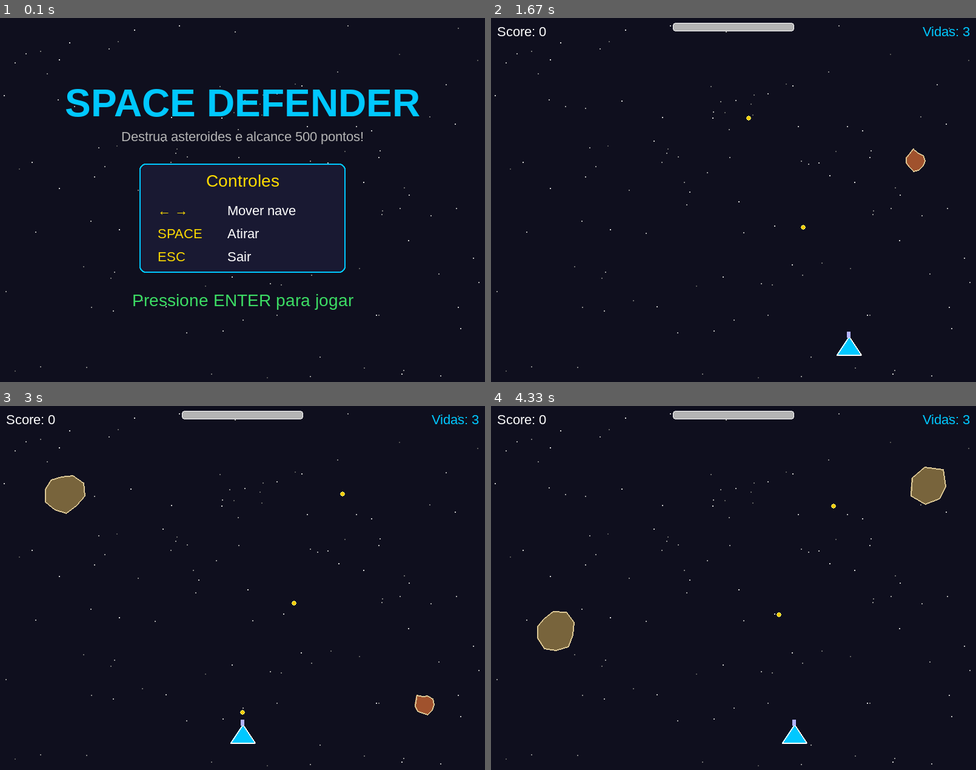
Above: before the commit, frames 1-4 (two rows, left to right).
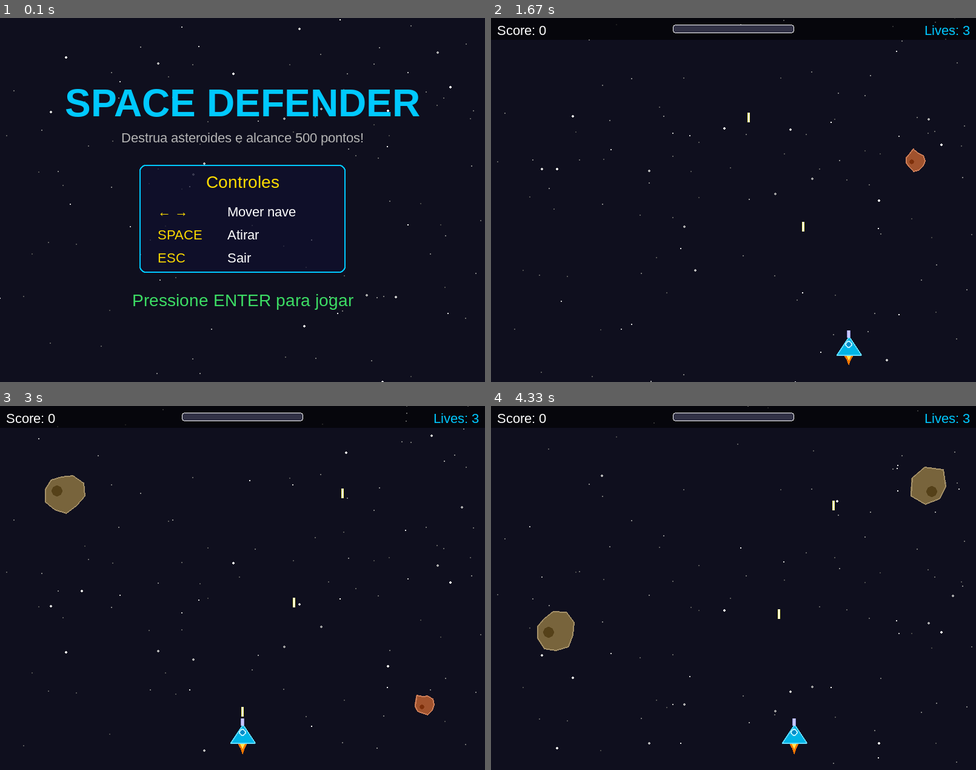
Above: after the commit, the same moments.

Repository: thiago-dsd/space-defender-pygame
Game: pygame game, started from main.py
Same seed, same stepped clock (60 frames per second), same inputs: the game is played once before the commit and once after it.
Inputs:
- Up to frame 1 (0.1 s): no input
- Up to frame 2 (1.67 s): tap Enter at 0.33 s; tap Space at 0.67, 1.07, 1.37, 1.57 s; hold Right 1-1.47 s; hold Right from 1.5 s (still down)
- Up to frame 3 (3 s): tap Space at 1.87, 2.07, 2.37, 2.63, 2.93 s; release Right at 1.97 s; hold Left 2-2.53 s; hold Left 2.57-2.97 s
- Up to frame 4 (4.33 s): hold Right 3-3.63 s; tap Space at 3.07, 3.37, 3.73, 4.03, 4.23 s; hold Left 3.67-4.13 s; hold Right from 4.17 s (still down)

The runs differ from the first frame. In frame 1, 1.8% of the frame differs, in the area x 0-100%, y 0-100%; in frame 2, 1.4%; in frame 3, 1.6%; in frame 4, 1.7%.

Commit message:
Enhance player and asteroid visuals with engine flame and crater effects; add starfield background and explosion particles

Diff:
--- a/entities.py
+++ b/entities.py
@@ -64,16 +64,42 @@
         if not self.visible:
             return
         x, y = self.x, self.y
+        hw = self.WIDTH // 2
+        hh = self.HEIGHT // 2
+
+        # engine flame (flickers each frame)
+        fh = random.randint(8, 18)
+        flame_outer = [
+            (x - 8, y + hh),
+            (x + 8, y + hh),
+            (x + 3, y + hh + fh // 2),
+            (x, y + hh + fh),
+            (x - 3, y + hh + fh // 2),
+        ]
+        flame_inner = [
+            (x - 4, y + hh),
+            (x + 4, y + hh),
+            (x, y + hh + fh // 2),
+        ]
+        pygame.draw.polygon(surface, (255, 120, 0), flame_outer)
+        pygame.draw.polygon(surface, (255, 230, 80), flame_inner)
+
         # ship: triangle body
         points = [
-            (x, y - self.HEIGHT // 2),
-            (x - self.WIDTH // 2, y + self.HEIGHT // 2),
-            (x + self.WIDTH // 2, y + self.HEIGHT // 2),
+            (x, y - hh),
+            (x - hw, y + hh),
+            (x + hw, y + hh),
         ]
-        pygame.draw.polygon(surface, (0, 200, 255), points)
-        pygame.draw.polygon(surface, (255, 255, 255), points, 2)
+        pygame.draw.polygon(surface, (0, 180, 230), points)
+        pygame.draw.polygon(surface, (100, 220, 255), points, 2)
+
+        # cockpit
+        pygame.draw.circle(surface, (180, 240, 255), (x, y - 2), 6)
+        pygame.draw.circle(surface, (0, 140, 200), (x, y - 2), 4)
+
         # cannon barrel
-        pygame.draw.rect(surface, (180, 180, 255), (x - 3, y - self.HEIGHT // 2 - 8, 6, 10))
+        pygame.draw.rect(surface, (140, 140, 210), (x - 3, y - hh - 10, 6, 12))
+        pygame.draw.rect(surface, (200, 200, 255), (x - 2, y - hh - 10, 4, 12))
 
 
 class Asteroid:
@@ -87,7 +113,9 @@
         self.color = random.choice([
             (160, 82, 45), (139, 90, 43), (120, 100, 60), (150, 130, 80)
         ])
+        self.highlight = tuple(min(255, c + 45) for c in self.color)
         self._build_shape()
+        self._build_crater()
 
     def _build_shape(self):
         r = self.radius
@@ -97,6 +125,14 @@
             angle = 2 * math.pi * i / count
             dist = r * random.uniform(0.7, 1.0)
             self.offsets.append((math.cos(angle) * dist, math.sin(angle) * dist))
+
+    def _build_crater(self):
+        # crater offset that rotates with the body
+        dist = self.radius * 0.28
+        angle = random.uniform(0, 2 * math.pi)
+        self.crater_off = (math.cos(angle) * dist, math.sin(angle) * dist)
+        self.crater_r = max(3, self.radius // 4)
+        self.crater_color = tuple(max(0, c - 35) for c in self.color)
 
     def update(self, dt):
         self.y += self.speed
@@ -118,7 +154,15 @@
     def draw(self, surface):
         pts = self.get_points()
         pygame.draw.polygon(surface, self.color, pts)
-        pygame.draw.polygon(surface, (220, 200, 150), pts, 2)
+        pygame.draw.polygon(surface, self.highlight, pts, 2)
+
+        # rotating crater
+        rad = math.radians(self.rotation)
+        cos_r, sin_r = math.cos(rad), math.sin(rad)
+        ox, oy = self.crater_off
+        cx = ox * cos_r - oy * sin_r + self.x
+        cy = ox * sin_r + oy * cos_r + self.y
+        pygame.draw.circle(surface, self.crater_color, (int(cx), int(cy)), self.crater_r)
 
     def collides_with_bullet(self, bullet):
         dx = bullet.x - self.x
@@ -157,5 +201,6 @@
         return self.y < -self.RADIUS
 
     def draw(self, surface):
-        pygame.draw.circle(surface, (255, 255, 100), (int(self.x), int(self.y)), self.RADIUS)
-        pygame.draw.circle(surface, (255, 200, 0), (int(self.x), int(self.y)), self.RADIUS - 1)
+        # elongated laser bolt
+        pygame.draw.rect(surface, (255, 255, 100), (int(self.x) - 2, int(self.y) - 9, 4, 16))
+        pygame.draw.rect(surface, (255, 255, 255), (int(self.x) - 1, int(self.y) - 9, 2, 16))
--- a/main.py
+++ b/main.py
@@ -1,6 +1,7 @@
 import pygame
 import sys
 import random
+import math
 from entities import Player, Asteroid, Bullet
 
 # --- Constants ---
@@ -15,27 +16,90 @@
 VICTORY = "victory"
 
 # Colors
-BLACK   = (0, 0, 0)
-WHITE   = (255, 255, 255)
-YELLOW  = (255, 220, 0)
-CYAN    = (0, 200, 255)
-RED     = (220, 60, 60)
-GREEN   = (60, 220, 100)
-GRAY    = (180, 180, 180)
-DARK    = (15, 15, 30)
+BLACK  = (0, 0, 0)
+WHITE  = (255, 255, 255)
+YELLOW = (255, 220, 0)
+CYAN   = (0, 200, 255)
+RED    = (220, 60, 60)
+GREEN  = (60, 220, 100)
+GRAY   = (180, 180, 180)
+DARK   = (15, 15, 30)
+
+
+# --- Stars (two-layer parallax) ---
+
+def make_stars():
+    stars = []
+    for _ in range(80):   # far layer: slow, dim
+        stars.append({
+            'x': random.uniform(0, SCREEN_W),
+            'y': random.uniform(0, SCREEN_H),
+            'speed': random.uniform(0.2, 0.6),
+            'brightness': random.randint(70, 140),
+            'size': 1,
+        })
+    for _ in range(35):   # near layer: faster, brighter
+        stars.append({
+            'x': random.uniform(0, SCREEN_W),
+            'y': random.uniform(0, SCREEN_H),
+            'speed': random.uniform(0.9, 2.0),
+            'brightness': random.randint(160, 255),
+            'size': random.choice([1, 1, 2]),
+        })
+    return stars
+
+
+def update_stars(stars, dt):
+    for s in stars:
+        s['y'] += s['speed']
+        if s['y'] > SCREEN_H + 2:
+            s['y'] = -2.0
+            s['x'] = random.uniform(0, SCREEN_W)
 
 
 def draw_stars(surface, stars):
-    for x, y, brightness in stars:
-        pygame.draw.circle(surface, (brightness, brightness, brightness), (x, y), 1)
-
-
-def make_stars(n=120):
-    return [
-        (random.randint(0, SCREEN_W), random.randint(0, SCREEN_H), random.randint(80, 220))
-        for _ in range(n)
-    ]
-
+    for s in stars:
+        b = s['brightness']
+        pygame.draw.circle(surface, (b, b, b), (int(s['x']), int(s['y'])), s['size'])
+
+
+# --- Explosion particles ---
+
+def spawn_explosion(particles, x, y, color):
+    for _ in range(14):
+        angle = random.uniform(0, 2 * math.pi)
+        speed = random.uniform(40, 160)
+        max_lt = random.uniform(0.28, 0.55)
+        particles.append({
+            'x': float(x), 'y': float(y),
+            'vx': math.cos(angle) * speed,
+            'vy': math.sin(angle) * speed,
+            'lifetime': max_lt,
+            'max_lifetime': max_lt,
+            'color': color,
+            'radius': random.randint(2, 5),
+        })
+
+
+def update_particles(particles, dt):
+    for p in particles:
+        p['x'] += p['vx'] * dt
+        p['y'] += p['vy'] * dt
+        p['vx'] *= 0.91
+        p['vy'] *= 0.91
+        p['lifetime'] -= dt
+    particles[:] = [p for p in particles if p['lifetime'] > 0]
+
+
+def draw_particles(surface, particles):
+    for p in particles:
+        t = p['lifetime'] / p['max_lifetime']
+        r = max(1, int(p['radius'] * t))
+        c = tuple(int(ch * t) for ch in p['color'])
+        pygame.draw.circle(surface, c, (int(p['x']), int(p['y'])), r)
+
+
+# --- UI helpers ---
 
 def draw_text_centered(surface, text, font, color, cy):
     surf = font.render(text, True, color)
@@ -44,22 +108,28 @@
 
 
 def draw_hud(surface, font_sm, score, lives):
-    score_surf = font_sm.render(f"Score: {score}", True, WHITE)
-    surface.blit(score_surf, (10, 10))
-
-    lives_surf = font_sm.render(f"Vidas: {lives}", True, CYAN)
-    surface.blit(lives_surf, (SCREEN_W - lives_surf.get_width() - 10, 10))
+    # semi-transparent panel at top
+    panel = pygame.Surface((SCREEN_W, 36), pygame.SRCALPHA)
+    panel.fill((0, 0, 0, 150))
+    surface.blit(panel, (0, 0))
+
+    surface.blit(font_sm.render(f"Score: {score}", True, WHITE), (10, 8))
+
+    lives_surf = font_sm.render(f"Lives: {lives}", True, CYAN)
+    surface.blit(lives_surf, (SCREEN_W - lives_surf.get_width() - 10, 8))
 
     # progress bar towards victory score
     bar_w = 200
     bar_x = SCREEN_W // 2 - bar_w // 2
-    bar_y = 8
+    bar_y = 11
     progress = min(score / VICTORY_SCORE, 1.0)
-    pygame.draw.rect(surface, GRAY, (bar_x, bar_y, bar_w, 14), border_radius=4)
+    pygame.draw.rect(surface, (50, 50, 70), (bar_x, bar_y, bar_w, 14), border_radius=4)
     if progress > 0:
         pygame.draw.rect(surface, GREEN, (bar_x, bar_y, int(bar_w * progress), 14), border_radius=4)
     pygame.draw.rect(surface, WHITE, (bar_x, bar_y, bar_w, 14), 1, border_radius=4)
 
+
+# --- Difficulty ---
 
 def get_difficulty(elapsed):
     if elapsed < 20:
@@ -69,9 +139,14 @@
     return 4.0, 0.9
 
 
+# --- Game states ---
+
 def run_menu(screen, clock, font_big, font_med, font_sm, stars):
+    t = 0.0
     while True:
         dt = clock.tick(FPS) / 1000.0
+        t += dt
+
         for event in pygame.event.get():
             if event.type == pygame.QUIT:
                 pygame.quit(); sys.exit()
@@ -81,31 +156,37 @@
                 if event.key == pygame.K_ESCAPE:
                     pygame.quit(); sys.exit()
 
+        update_stars(stars, dt)
         screen.fill(DARK)
         draw_stars(screen, stars)
 
-        draw_text_centered(screen, "SPACE DEFENDER", font_big, CYAN, 140)
-        draw_text_centered(screen, "Destrua asteroides e alcance 500 pontos!", font_sm, GRAY, 195)
-
-        # controls box
-        box_x, box_y, box_w, box_h = 230, 240, 340, 180
-        pygame.draw.rect(screen, (25, 25, 50), (box_x, box_y, box_w, box_h), border_radius=10)
+        # pulsing title
+        pulse = int(190 + 65 * math.sin(t * 2.2))
+        draw_text_centered(screen, "SPACE DEFENDER", font_big, (0, pulse, 255), 140)
+        draw_text_centered(screen, "Destrua asteroides e alcance 500 pontos!", font_sm, GRAY, 197)
+
+        # controls box with alpha background
+        box_x, box_y, box_w, box_h = 230, 242, 340, 178
+        box_surf = pygame.Surface((box_w, box_h), pygame.SRCALPHA)
+        box_surf.fill((15, 15, 45, 190))
+        screen.blit(box_surf, (box_x, box_y))
         pygame.draw.rect(screen, CYAN, (box_x, box_y, box_w, box_h), 2, border_radius=10)
 
         draw_text_centered(screen, "Controles", font_med, YELLOW, box_y + 28)
         controls = [
-            ("← →", "Mover nave"),
-            ("SPACE", "Atirar"),
-            ("ESC", "Sair"),
+            ("← →",   "Mover nave"),
+            ("SPACE",  "Atirar"),
+            ("ESC",    "Sair"),
         ]
         for i, (key, action) in enumerate(controls):
-            y = box_y + 65 + i * 38
-            key_surf = font_sm.render(key, True, YELLOW)
-            act_surf = font_sm.render(action, True, WHITE)
-            screen.blit(key_surf, (box_x + 30, y))
-            screen.blit(act_surf, (box_x + 145, y))
-
-        draw_text_centered(screen, "Pressione ENTER para jogar", font_med, GREEN, 465)
+            ky = box_y + 65 + i * 38
+            screen.blit(font_sm.render(key,    True, YELLOW), (box_x + 30,  ky))
+            screen.blit(font_sm.render(action, True, WHITE),  (box_x + 145, ky))
+
+        # blinking prompt
+        if int(t * 2) % 2 == 0:
+            draw_text_centered(screen, "Pressione ENTER para jogar", font_med, GREEN, 465)
+
         pygame.display.flip()
 
 
@@ -113,9 +194,11 @@
     player = Player(SCREEN_W, SCREEN_H)
     asteroids = []
     bullets = []
+    particles = []
     score = 0
     elapsed = 0.0
     spawn_timer = 0.0
+    flash_timer = 0.0
 
     while True:
         dt = clock.tick(FPS) / 1000.0
@@ -145,6 +228,8 @@
             b.update(dt)
         for a in asteroids:
             a.update(dt)
+
+        update_particles(particles, dt)
 
         # bullet × asteroid collision
         hit_bullets = set()
@@ -155,15 +240,17 @@
                     hit_bullets.add(bi)
                     hit_asteroids.add(ai)
                     score += a.score_value()
-
-        bullets    = [b for i, b in enumerate(bullets)    if i not in hit_bullets]
-        asteroids  = [a for i, a in enumerate(asteroids)  if i not in hit_asteroids]
+                    spawn_explosion(particles, a.x, a.y, a.color)
+
+        bullets   = [b for i, b in enumerate(bullets)   if i not in hit_bullets]
+        asteroids = [a for i, a in enumerate(asteroids) if i not in hit_asteroids]
 
         # asteroid × player collision
         for a in asteroids[:]:
             if a.collides_with_player(player):
                 if player.hit():
                     asteroids.remove(a)
+                    flash_timer = 0.25
 
         # remove off-screen entities
         bullets   = [b for b in bullets   if not b.is_off_screen()]
@@ -175,6 +262,7 @@
             return VICTORY, score
 
         # --- draw ---
+        update_stars(stars, dt)
         screen.fill(DARK)
         draw_stars(screen, stars)
 
@@ -182,7 +270,16 @@
             a.draw(screen)
         for b in bullets:
             b.draw(screen)
+        draw_particles(screen, particles)
         player.draw(screen)
+
+        # red flash on player hit
+        if flash_timer > 0:
+            flash_timer -= dt
+            alpha = int(110 * (flash_timer / 0.25))
+            flash_surf = pygame.Surface((SCREEN_W, SCREEN_H), pygame.SRCALPHA)
+            flash_surf.fill((220, 0, 0, alpha))
+            screen.blit(flash_surf, (0, 0))
 
         draw_hud(screen, font_sm, score, player.lives)
         pygame.display.flip()
@@ -194,8 +291,11 @@
     else:
         title, color, msg = "GAME OVER", RED, "Sua nave foi destruída..."
 
+    t = 0.0
     while True:
-        clock.tick(FPS)
+        dt = clock.tick(FPS) / 1000.0
+        t += dt
+
         for event in pygame.event.get():
             if event.type == pygame.QUIT:
                 pygame.quit(); sys.exit()
@@ -205,13 +305,17 @@
                 if event.key == pygame.K_ESCAPE:
                     pygame.quit(); sys.exit()
 
+        update_stars(stars, dt)
         screen.fill(DARK)
         draw_stars(screen, stars)
 
         draw_text_centered(screen, title, font_big, color, 180)
-        draw_text_centered(screen, msg, font_med, GRAY, 255)
-        draw_text_centered(screen, f"Pontuação final: {score}", font_med, YELLOW, 305)
-        draw_text_centered(screen, "ENTER — Voltar ao menu     ESC — Sair", font_sm, WHITE, 420)
+        draw_text_centered(screen, msg, font_med, GRAY, 258)
+        draw_text_centered(screen, f"Pontuação final: {score}", font_med, YELLOW, 308)
+
+        if int(t * 2) % 2 == 0:
+            draw_text_centered(screen, "ENTER — Voltar ao menu     ESC — Sair", font_sm, WHITE, 420)
+
         pygame.display.flip()
 
 
